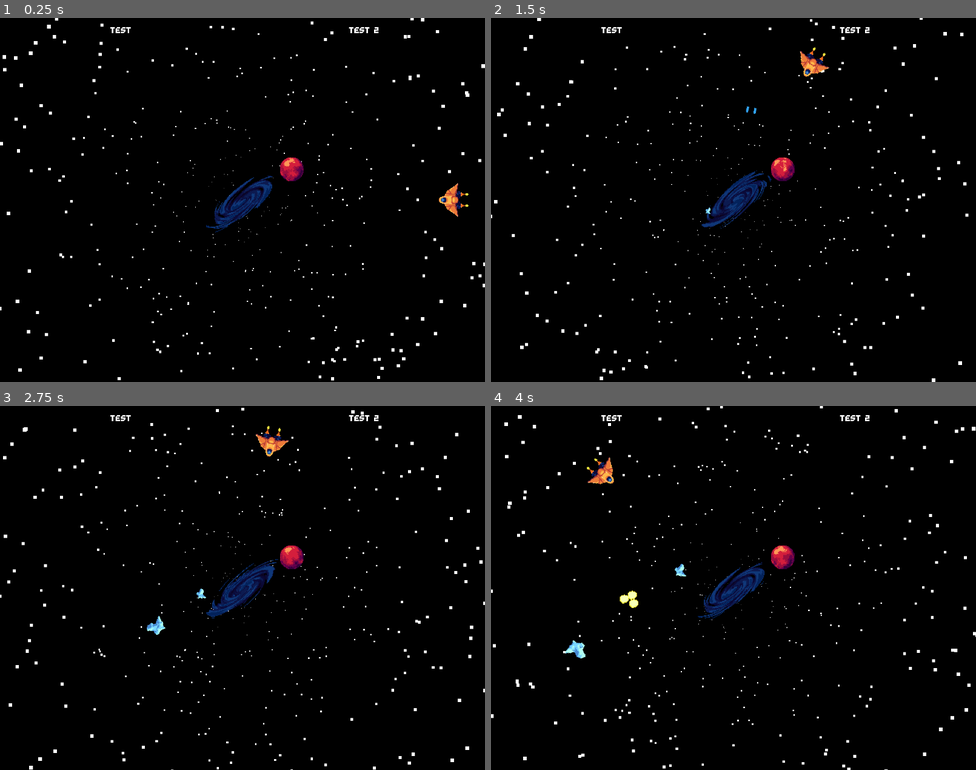
Above: before the commit, frames 1-4 (two rows, left to right).
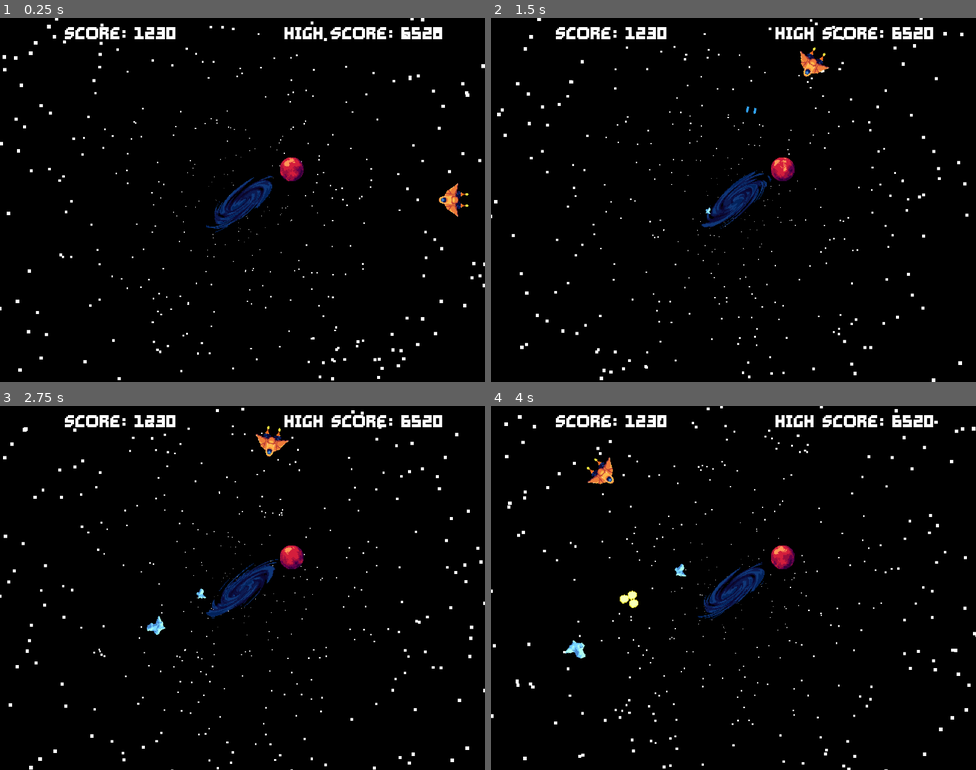
Above: after the commit, the same moments.

Repository: FrozenWellGames/moray_game_jam_2025
Game: Godot game, scene res://Game/game.tscn
The game is run twice, just before and just after one commit, with the same random seed, the same clock (stepped at 60 frames per second) and the same inputs.
Inputs:
- Up to frame 1 (0.25 s): no input
- Up to frame 2 (1.5 s): hold Right (move_right) 0.53-1.28 s; hold Ctrl (fire) 0.53-1.28 s; hold Left (move_left) from 1.28 s (still down); tap Ctrl (fire) at 1.35 s
- Up to frame 3 (2.75 s): release Left (move_left) at 2.03 s; hold Right (move_right) from 2.03 s (still down); hold Ctrl (fire) from 2.03 s (still down)
- Up to frame 4 (4 s): release Ctrl (fire) at 2.78 s; tap Ctrl (fire) at 2.85 s; release Right (move_right) at 3.53 s; hold Left (move_left) from 3.53 s (still down); hold Ctrl (fire) from 3.53 s (still down)

The runs differ from the first frame. In frame 1, 1.1% of the frame differs, in the area x 13-92%, y 2-6%; in frame 2, 1.2%; in frame 3, 1.1%; in frame 4, 1.1%.

Commit message:
tidy up

Diff:
--- a/Game/effect_spawner.gd
+++ b/Game/effect_spawner.gd
@@ -1,10 +1,25 @@
 extends Node2D
 
+@export_subgroup("Nodes")
+@export var delay_timer: Timer
+var game_object: PackedScene
+var spawn_position: Vector2
+var delay: float
 
 func _ready() -> void:
 	SignalManager.spawn_effect.connect(on_spawn_effect)
 
 func on_spawn_effect(GameObject: PackedScene, Position: Vector2) -> void:
-	var effect: Node2D = GameObject.instantiate()
-	effect.position = Position
+	game_object = GameObject
+	spawn_position = Position
+	handle_spawn()
+
+
+func handle_spawn() -> void:
+	var effect: Node2D = game_object.instantiate()
+	effect.position = spawn_position
 	add_child(effect)
+
+
+func _on_delay_timer_timeout() -> void:
+	handle_spawn()
--- a/Game/game.tscn
+++ b/Game/game.tscn
@@ -13,9 +13,11 @@
 
 [sub_resource type="LabelSettings" id="LabelSettings_buohc"]
 font = ExtResource("7_oomkl")
+font_size = 32
 
 [sub_resource type="LabelSettings" id="LabelSettings_kul4i"]
 font = ExtResource("7_oomkl")
+font_size = 32
 
 [node name="Game" type="Node2D"]
 script = ExtResource("1_bk3v5")
@@ -72,7 +74,7 @@
 offset_bottom = 23.0
 grow_horizontal = 2
 grow_vertical = 2
-text = "TEST"
+text = "SCORE: 1230"
 label_settings = SubResource("LabelSettings_buohc")
 horizontal_alignment = 1
 
@@ -88,7 +90,7 @@
 offset_bottom = 23.0
 grow_horizontal = 2
 grow_vertical = 2
-text = "TEST 2"
+text = "HIGH SCORE: 6520"
 label_settings = SubResource("LabelSettings_kul4i")
 horizontal_alignment = 1
 
--- a/Planets/Scenes/planet.gd
+++ b/Planets/Scenes/planet.gd
@@ -1,7 +1,7 @@
 extends Node2D
 
 @export_subgroup("Nodes")
-@export var animation_player:AnimationPlayer
+@export var animation_player: AnimationPlayer
 
 
 func _ready() -> void:
--- a/Player/components/animation_component.gd
+++ b/Player/components/animation_component.gd
@@ -1,4 +1,4 @@
-class_name AnimationComponent
+class_name PlayerAnimationComponent
 extends Node
 
 @export_subgroup("nodes")
@@ -7,10 +7,4 @@
 
 
 func handle_player_animation() -> void:
-	#if move_direction < -0.2:
-		#animation_player.play("fly_left")
-	#elif move_direction > 0.2:
-		#animation_player.play("fly_right")
-	#else:
-		#animation_player.play("fly_level")
 	animation_player.play("fly_level")
--- a/Player/player.gd
+++ b/Player/player.gd
@@ -5,7 +5,7 @@
 @export var movement_component: MovementComponent
 @export var rotation_component: RotationComponent
 @export var fire_component: FireComponent
-@export var animation_component: AnimationComponent
+@export var animation_component: PlayerAnimationComponent
 @export var rotation_center: Marker2D
 
 var angle = 0.0
--- a/Player/player.tscn
+++ b/Player/player.tscn
@@ -13,6 +13,22 @@
 
 [sub_resource type="CanvasItemMaterial" id="CanvasItemMaterial_od3ui"]
 blend_mode = 1
+
+[sub_resource type="Animation" id="Animation_od3ui"]
+length = 0.001
+step = 0.1
+tracks/0/type = "value"
+tracks/0/imported = false
+tracks/0/enabled = true
+tracks/0/path = NodePath("Ship:frame")
+tracks/0/interp = 1
+tracks/0/loop_wrap = true
+tracks/0/keys = {
+"times": PackedFloat32Array(0),
+"transitions": PackedFloat32Array(1),
+"update": 1,
+"values": [0]
+}
 
 [sub_resource type="Animation" id="Animation_vtle1"]
 resource_name = "fly_level"
@@ -42,22 +58,6 @@
 "transitions": PackedFloat32Array(1, 1, 1, 1),
 "update": 1,
 "values": [0, 1, 2, 3]
-}
-
-[sub_resource type="Animation" id="Animation_od3ui"]
-length = 0.001
-step = 0.1
-tracks/0/type = "value"
-tracks/0/imported = false
-tracks/0/enabled = true
-tracks/0/path = NodePath("Ship:frame")
-tracks/0/interp = 1
-tracks/0/loop_wrap = true
-tracks/0/keys = {
-"times": PackedFloat32Array(0),
-"transitions": PackedFloat32Array(1),
-"update": 1,
-"values": [0]
 }
 
 [sub_resource type="AnimationLibrary" id="AnimationLibrary_00tjw"]
